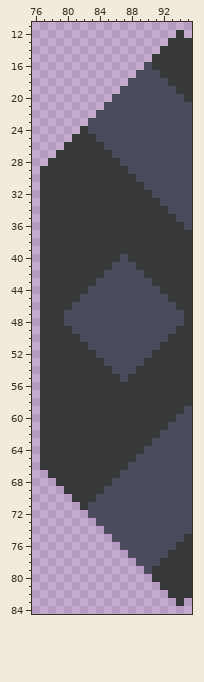
A sprite sheet gets an edit: sprites/blocks/units/assault-fabricator/assault-fabricator-out.png. Above, as it was before the edit.
The file is 96x96 pixels. Shown: x 76..95, y 11..84.
The same view after the edit:
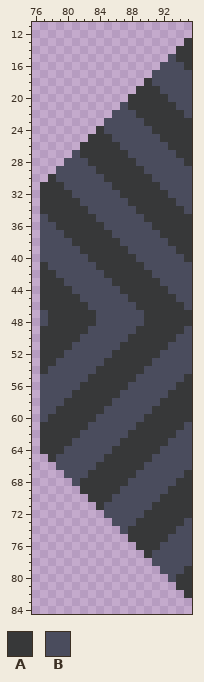
Palette (. is transparent): A #373839  B #4a4c5d
What changed:
Changed rows in their new state; - is an unchanged pixel.
first column x 77:
12 -----------------.-
13 ----------------..-
14 ---------------..--
15 --------------..B--
16 -------------..BBB-
17 ------------..-BBBB
18 -----------..A--BBB
19 ----------..AAA--BB
20 ---------..AAAAA--B
21 --------..-AAAAAA--
22 -------..---AAAAAA-
23 ------..-----AAAAAA
24 -----..A------AAAAA
25 ----..-AA------AAAA
26 ---..---AA------AAA
27 --..B----AA------AA
28 -..BBB----AA------A
29 ..BBBBB----AA------
30 .-BBBBBB----AA-----
31 ---BBBBBB----AA----
32 ----BBBBBB----AA---
33 -----BBBBBB----AA--
34 ------BBBBBB----AA-
35 B------BBBBBB----AA
36 BB------BBBBBB----A
37 BBB------BBBBBB----
38 BBBB------BBBBBB---
39 BBBBB------BBBBBB--
40 BBBBBB----A-BBBBBB-
41 -BBBBBB--AAA-BBBBBB
42 --BBBBBBAAAAA-BBBBB
43 ---BBBB--AAAAA-BBBB
44 ----BB----AAAAA-BBB
45 -----------AAAAA-BB
46 ----AA------AAAAA-B
47 B--AAAA------AAAAA-
48 B--AAAA------AAAAA-
49 ----AA------AAAAA-B
50 -----------AAAAA-BB
51 ----BB----AAAAA-BBB
52 ---BBBB--AAAAA-BBBB
53 --BBBBBBAAAAA-BBBBB
54 -BBBBBB--AAA-BBBBBB
55 BBBBBB----A-BBBBBB-
56 BBBBB------BBBBBB--
57 BBBB------BBBBBB---
58 BBB------BBBBBB----
59 BB------BBBBBB----A
60 B------BBBBBB----AA
61 ------BBBBBB----AA-
62 -----BBBBBB----AA--
63 ----BBBBBB----AA---
64 ---BBBBBB----AA----
65 .-BBBBBB----AA-----
66 ..BBBBB----AA------
67 -..BBB----AA------A
68 --..B----AA------AA
69 ---..---AA------AAA
70 ----..-AA------AAAA
71 -----..A------AAAAA
72 ------..-----AAAAAA
73 -------..---AAAAAA-
74 --------..-AAAAAA--
75 ---------..AAAAA--B
76 ----------..AAA--BB
77 -----------..A--BBB
78 ------------..-BBBB
79 -------------..BBB-
80 --------------..B--
81 ---------------..--
82 ----------------..-
83 -----------------.-
Boxes around the changes in both pictures, in picture pixels (x1, y1, x2, y2):
changed: (40, 30, 192, 606)
